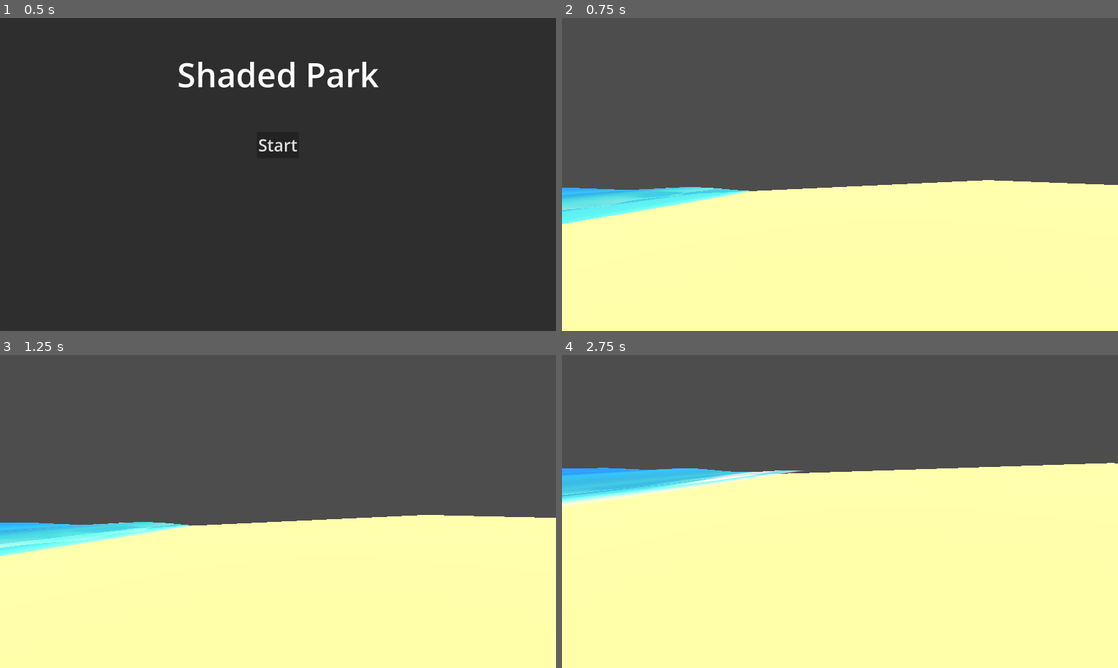
Above: before the commit, frames 1-4 (two rows, left to right).
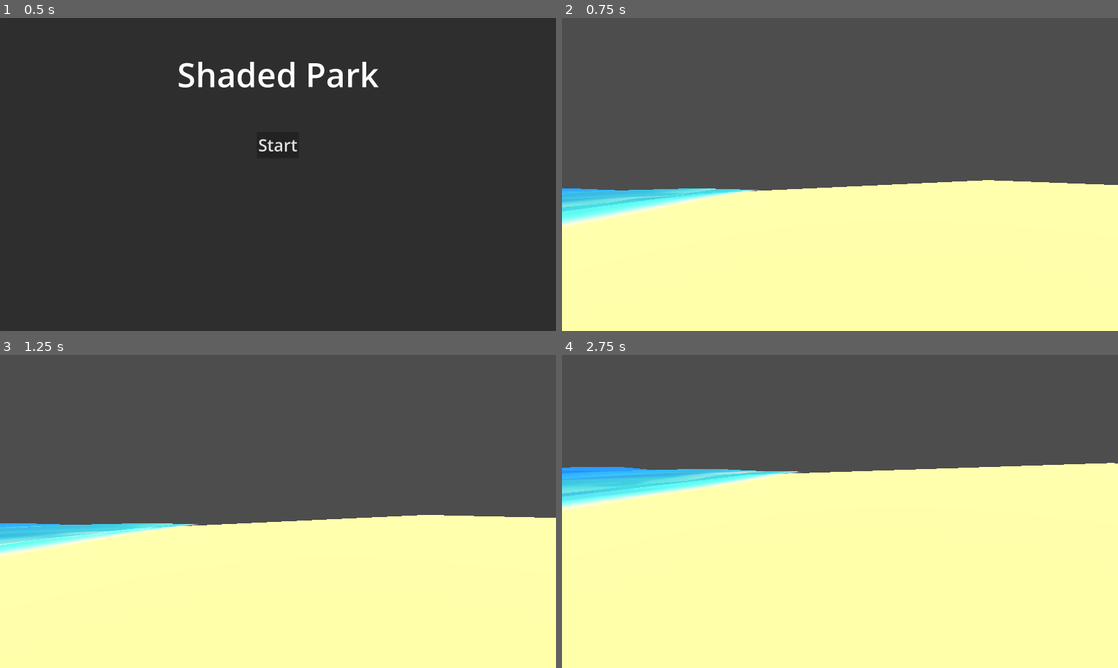
Above: after the commit, the same moments.

Repository: Spooked2/Shaded-Park
Game: Godot game, scene res://main_menu.tscn
The game is run twice, just before and just after one commit, with the same random seed, the same clock (stepped at 60 frames per second) and the same inputs.
Inputs (mouse positions are in pixels of both pictures, inside the frame that each line leads up to):
- Up to frame 1 (0.5 s): no input
- Up to frame 2 (0.75 s): click "Start" at 0.5 s
- Up to frame 3 (1.25 s): no input
- Up to frame 4 (2.75 s): move the mouse to (867, 511) at 1.27 s; hold W (move_forward) from 1.28 s (still down); move the mouse to (812, 511) at 2.02 s

Frame 1 is identical in both runs. In frame 2, 1.0% of the frame differs, in the area x 0-36%, y 54-67%; in frame 3, 0.9%; in frame 4, 1.6%, in the area x 0-44%, y 35-50%.

Commit message:
CHANGE tweaked amount of waves for ocean

Diff:
--- a/assets/shaders/beach/ocean.gdshader
+++ b/assets/shaders/beach/ocean.gdshader
@@ -20,7 +20,7 @@
 	float time = TIME * wave_speed;
 	float speed_mod = time_scale * freq;
 
-	float input_x = pos.x * freq - time * speed_mod;
+	float input_x = pos.x * freq + time * speed_mod;
 	float input_y = pos.y * freq - time * speed_mod * 2.0;
 	float input_z = input_x + input_y;
 
@@ -34,14 +34,34 @@
 
 void vertex() {
 	vec3 wave_array[] = {
-		wave_v2(UV.xx, 1.8, 0.2, wave_time_scale),
-		wave_v2(-UV, 1.4, 0.7, wave_time_scale),
-		wave_v2(UV.xx, 0.8, 1.1, wave_time_scale),
-		wave_v2(-UV, 0.4, 2.25, wave_time_scale),
-		wave_v2(-UV.yy, 1.6, 0.4, wave_time_scale),
-		wave_v2(UV.yy, 1.2, 0.9, wave_time_scale),
-		wave_v2(-UV.yy, 0.8, 1.25, wave_time_scale),
-		wave_v2(UV.yx, 0.2, 2.25, wave_time_scale)
+		// Big waves
+		wave_v2(vec2(1.0) - UV.xy, 2.8, 6.4, wave_time_scale),
+		wave_v2(-UV.yy, 2.25, 0.13, wave_time_scale),
+		wave_v2(vec2(1.0) - UV.xx, 2.5, 0.27, wave_time_scale),
+		wave_v2(UV.xy, 3.0, 0.1, wave_time_scale),
+		wave_v2(vec2(1.0) - UV.yy, 2.7, 0.4, wave_time_scale),
+
+		// Medium waves
+		wave_v2(UV.xy, 1.3, 0.75, wave_time_scale),
+		wave_v2(vec2(1.0) - UV.yy, 0.8, 1.25, wave_time_scale),
+		wave_v2(-UV.xx, 0.95, 1.05, wave_time_scale),
+		wave_v2(vec2(1.0) - -UV.xy, 1.2, 0.9, wave_time_scale),
+		wave_v2(UV.xy, 1.25, 0.85, wave_time_scale),
+		wave_v2(UV.yy, 0.95, 1.05, wave_time_scale),
+		wave_v2(vec2(1.0) - -UV.xx, 1.1, 1.0, wave_time_scale),
+		wave_v2(-UV.xy, 0.85, 1.15, wave_time_scale),
+
+		// Tiny waves
+		wave_v2(vec2(1.0) - -UV.yx, 0.1, 4.25, wave_time_scale),
+		wave_v2(vec2(1.0) - UV.xx, 0.05, 8.0, wave_time_scale),
+		wave_v2(-UV, 0.15, 3.5, wave_time_scale),
+		wave_v2(UV.yy, 0.3, 2.75, wave_time_scale),
+		wave_v2(vec2(1.0) - -UV, 0.1, 6.25, wave_time_scale),
+		wave_v2(UV.yx, 0.25, 5.75, wave_time_scale),
+		wave_v2(-UV, 0.175, 5.05, wave_time_scale),
+		wave_v2(vec2(1.0) - UV, 0.125, 6.25, wave_time_scale),
+		wave_v2(-UV, 0.35, 2.55, wave_time_scale),
+		wave_v2(UV.yx, 0.2, 3.95, wave_time_scale)
 		};
 
 	vec3 wave_sums = vec3(0.0);
@@ -52,7 +72,7 @@
 		wave_sums.z += wave_array[i].z;
 	}
 
-	wave_sums *= wave_intensity;
+	wave_sums *= (wave_intensity * (1.0 - UV.x));
 
 	VERTEX.y += wave_sums.x;
 
--- a/levels/beach/beach.tscn
+++ b/levels/beach/beach.tscn
@@ -51,7 +51,7 @@
 shader_parameter/wave_speed = 0.5
 shader_parameter/wave_amount = 1.10000004899012
 shader_parameter/wave_start_position = 0.5910000280725
-shader_parameter/wave_time_scale = 0.10000000475
+shader_parameter/wave_time_scale = 0.2
 shader_parameter/wave_intensity = 0.13
 
 [node name="Beach" type="Node3D" unique_id=1092459270]
